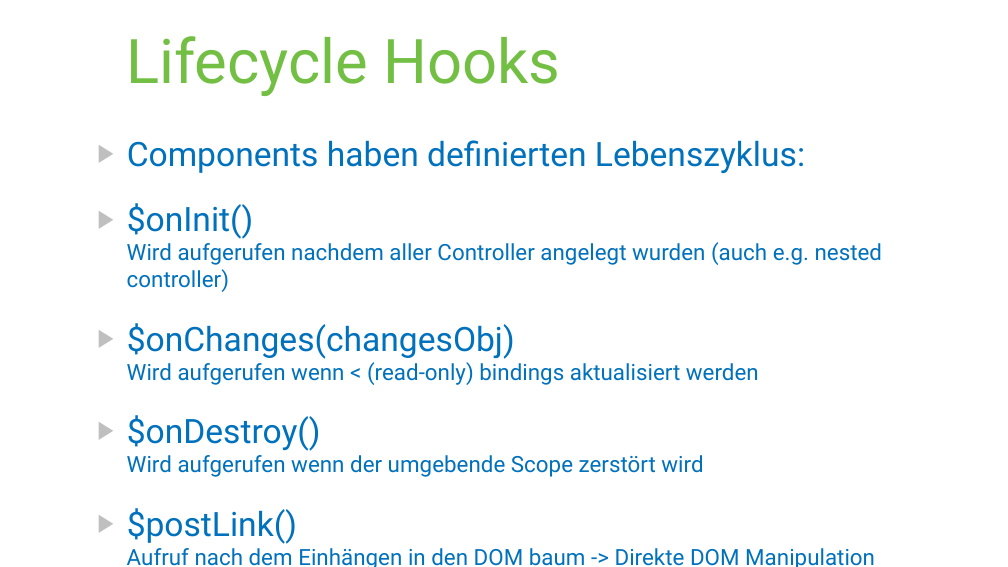
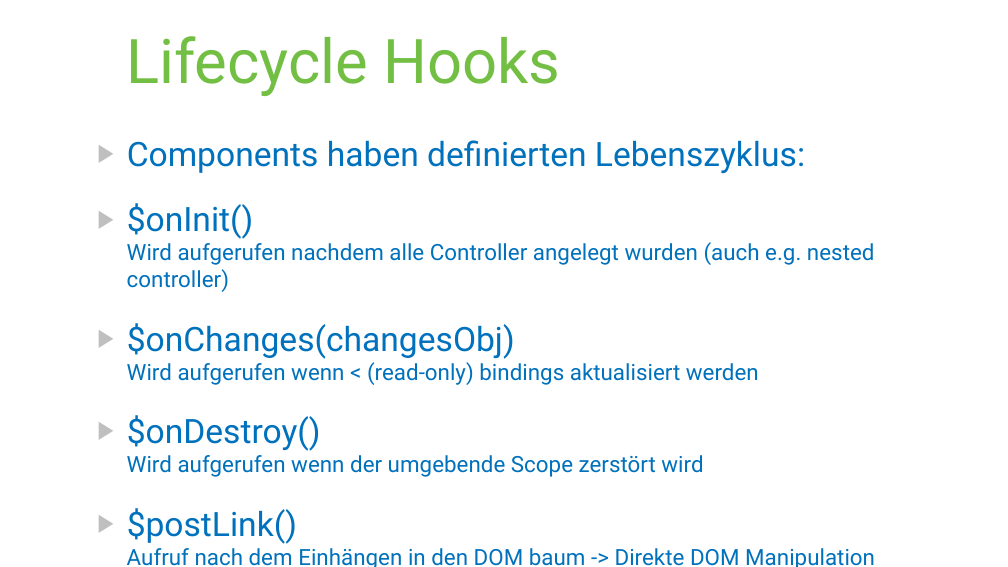
Before and after one commit to paumayr/angularjs-samples, a slide deck: slide 87 of slides/AngularJS.pptx (slide 86 before the commit). Drawn at 1008x567 pixels with LibreOffice and Linux fonts; fonts in the diff are those of the drawing. Boxes give left, top, right and bottom in pixels: in the first picture for what was removed or moved away, otherwise in the second. Text is boxed around its words. In the diff, an @@ line names an element or a change of style, - is before the commit and + after.

```diff
--- a/slides/AngularJS.pptx
+++ b/slides/AngularJS.pptx
@@ text at bbox=[127, 242, 875, 292]: text changed @@
-  Wird aufgerufen nachdem aller Controller angelegt wurden (auch e.g. nested controller)
+  Wird aufgerufen nachdem alle Controller angelegt wurden (auch e.g. nested controller)
```
Also in this commit, not shown: 1 other slide changed, 1 slide added, 5 other files.
